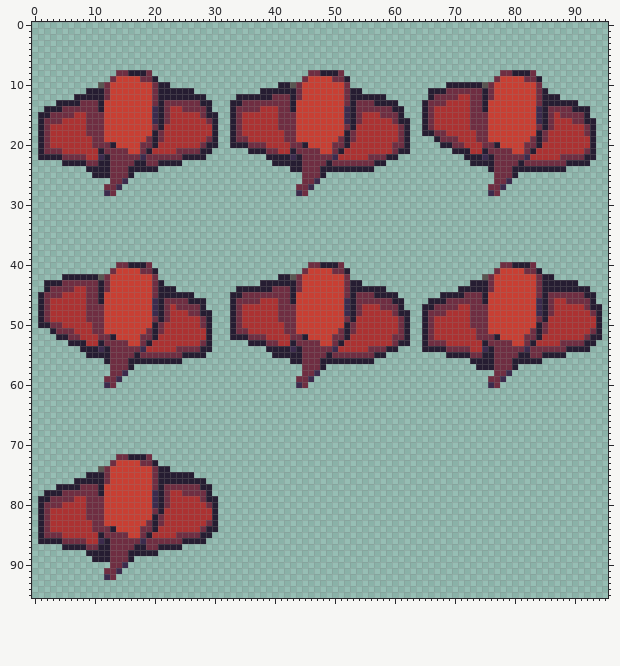
File history of a sprite sheet, art/player/player.png. This is how it looked before the edit.
The file is 96x96 pixels.
The result:
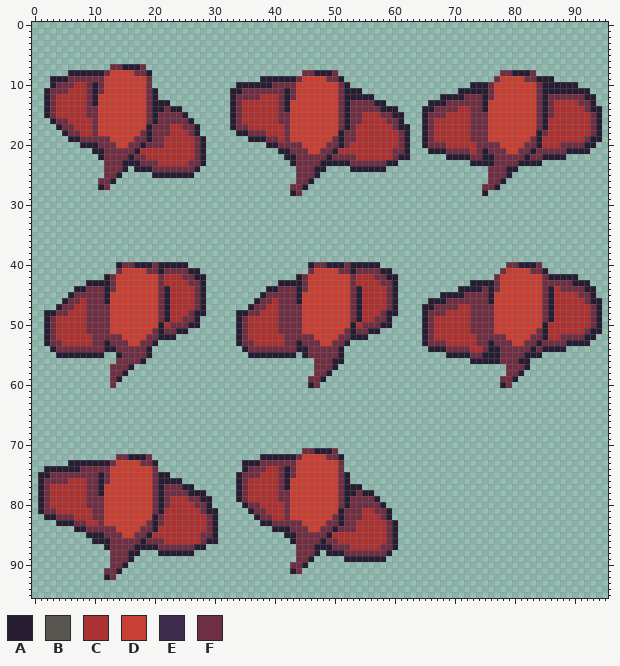
Palette (. is transparent): A #261d32  B #595652  C #ac3232  D #c83f33  E #3c2b4d  F #6f2e42
Difference:
Changed rows in their new state; - is an unchanged pixel.
first column x 1:
 7 ------------FFAAAF----------------------------------------------------------------------------
 8 -----AAAAAAFDDDDFFA-------------------------F-A--F.-------------------------------------------
 9 --AAAFFFFFFDD----D-.-----------------AAAAAAFD---F-A.--------------------------------AA--------
10 --AFFFCCFAFD------F...-----------AAAAAAFFFFD------FA----------------....--A---------AAAAAA----
11 -AFFFCCCF-FD------FA......------AAFFFFFFF-FD------FA-------------.....AAAA-----------AAAAAAA--
12 -AFCCCCCF-DD------FA........----AFFFFCCC-AFD------FA----..-------..AAAAF-------------FFFFFFAA-
13 -AFCCCCC-AD-------FA-A.......----FCCCCCC-AD-------FAF-----..----.AAAFFFF-------------FCCCCFFA-
14 --FCCCCC--D-------FA--AA.....-----CCC----AD-------FAF----AA-.----AFFFF-------------F--CCCCCFAA
15 .--CCC----D-------FAF-FFA.....------------D-------FAF------A------FF---------------F---CCCCCFA
16 ..A-F---C-D-------FAF-FFFA....------------D-------FAF-----F--.---------------------F-C---CCCFA
17 ...AFF--C-D-------A-FF--FFA...----F-----C-D-------FAF------FA------------------------C-----CFA
18 ....AFF-C-D------FAF-F---FA...--.AAFFF----D-------AF-------------FCC----F------------------CFA
19 .....AAFF--F----FFAF------FA..--...AAAFF--D------FAF------------AFCCCC--F-----------C------F-A
20 .......AAA--F--FFA-FF-----FA..--......AAFF--D---F-AF-------C----AFFFCCC--F--F----------FFFFA--
21 .........A-----FACC----CCC--.------.....AAF--DDFFAC---------F----AAAFFFF-F----D-F--FFFFFAAAA.-
22 ..........AF---A-FCCCCCCCCF-----------...-AF----AFFFF--CCCCFAA------AAA-FFA------AFFAAAA.....-
23 ----.......F--AA-F--CCCCCFFA-----------...-F---A-AAA----FFAA---------------------AAA........--
24 --------...F--A.---FFFFFFFA---------------.F--A-....----AA-----------------F--A-........------
25 ---------..F-A..---AAAAAAA-----------------F--A.---------------------------F--A.--------------
26 ----------FFA..----------------------------F-A.----------------------------F-A.---------------
27 ----------A-..----------------------------F-A.----------------------------F-A.----------------
28 -----------..-----------------------------AF.-----------------------------A..-----------------
first column x 1:
40 -------------A-F--AFAAAAA--------------------A-F--AFAAAAA--------------------.-F--AF----------
41 ------------.F---D-FAFFFFAA-----------------.F---D-FAFFFFAA-----------------.F---D-FA---------
42 ----.......AF------DFCCCFFAA------------...AF------DFCCCFFAA--------------..F------DF-AAAA----
43 -.......AA-AF------DFCCCCFFA---------...---AF------DFCCCCFFA---------------AF------DFFFFF-AA--
44 -.....AA--FAF------DF-CCCCFA-----.....-A--FAF------DF-CCCCFA--------------FAF------DF-CFFFF-A-
45 .....AFF--FA-------DF-CCCCFA----.....A----FA-------DFACCCCF---------------FA-------DFACCCC-F--
46 ....AFF---FA-------DFACCCCF-----....AFF---FA-------DFACCCC--.-------------FA-------DFA--CCC--A
47 ...AFF-----F-------DFA-CCC------...AFF-----F-------DFA---C-A.--------------F-------DFA-----CF-
48 .AAFF------F-------DFA----A-.---.AAFF------F-------DFA---FAA..-------------F-------DFA--------
49 .AF--------F-------DFA--FFA..---.AF--------F-------DFA--FFA...-------------F-------DFA------F-
50 .--C----F--F-------DA-FFFAA..---.AF-----F--F-------DA-FFFAA...-------------F-------DA-------F-
51 -AFCCC--F--F------DFAFFAA....---.A------F--F------DFAFFAA.....----------F--F------DFA------FA-
52 -AFCCCC--F--FF---D-FAAA......---.-FCCC---F--FF---D-FAAA.......--------------FF---D-FA--FFFFA-.
53 -AFFCCCC-FFA------FA.........----AFFCCCC-FFA------FA..........-----------FFA------FAFFF-AAA-.-
54 --AFFFFFFFF-A----FA..........-----AFFFFFFFF-A----FA.........----.---------F-A----FA-AAAA....--
55 ---AAAAA---..A--F-A.........-------AAAA----.A---F-A.......------------------A---F-AA....------
56 -----------..--FF-......------------------....-FF--.....--------------------A--F--..----------
57 --------------------------------------------..-FFA-----------------------.....-FFA------------
58 --------------A-----------------------------..FFA---------------------------..FFA-------------
59 -----------.-A-----------------------------..FFA---------------------------..FFA--------------
60 -----------.-------------------------------..AF----------------------------..AF---------------
first column x 1:
71 --------------------------------------------FFAAAF----------
72 -------------------------------------AAAAAAFDDDDFFA---------
73 -----AAAAAAA----------------------AAAFFFFFFDDDDDDDF---------
74 -AAAAAAFFFF---------..------------AFFFCCFAFDDDDDDDF---------
75 AAFFFFFFFF------------....-------AFFFCCCFAFDDDDDDDFA--------
76 AFFFFCCCFF--------------....-----AFCCCCCFADDDDDDDDFA--------
77 AFCCCCCC----------------AA...----AFCCCCCFADDDDDDDDFAAA------
78 AFCCCCCC-----------F--FF-AAA.----AFCCCCCFFDDDDDDDDFAAFAA----
79 -FCCCC-------------F-----FFA-.---AFCCCCCFFDDDDDDDDFAFFFFA---
80 --CC---------------F------FFA.----AFFCCCCFDDDDDDDDFAFFFFFA--
81 --F-----C------------------FA------AFFCCCFDDDDDDDDAFFFCCFFA-
82 .AAFFF--C-------------------F-------AFFCCFDDDDDDDFAFFFCCCFA-
83 ...AAAFF-C---------------------------AAFFFFFDDDDFFAFFCCCCCFA
84 ......AAF---F--------------CF----------AAAFFFDDFFAFFFCCCCCFA
85 ........AA----D-F------CCCCFFA-----------AAFFFFFACCCCCCCCCFA
86 .........AA------A---CCCCCCFAA------------AFFFFAFFCCCCCCCCFA
87 ----.......-------AAFFFFFFAA---------------FFFAAAFFFCCCCCFFA
88 --------....-----...AAAAAA-----------------FFFA-AAAFFFFFFFA-
89 ---------...-------------------------------FFA-----AAAAAAA--
90 --------------A---------------------------FFA---------------
91 -------------A----------------------------AF----------------
92 -----------A------------------------------------------------
Boxes around the changes in both pictures, in picture pixels (x1, y1, x2, y2):
changed: (38, 64, 602, 196)
changed: (38, 262, 212, 388)
changed: (230, 262, 428, 388)
changed: (470, 262, 602, 388)
changed: (38, 448, 398, 580)
